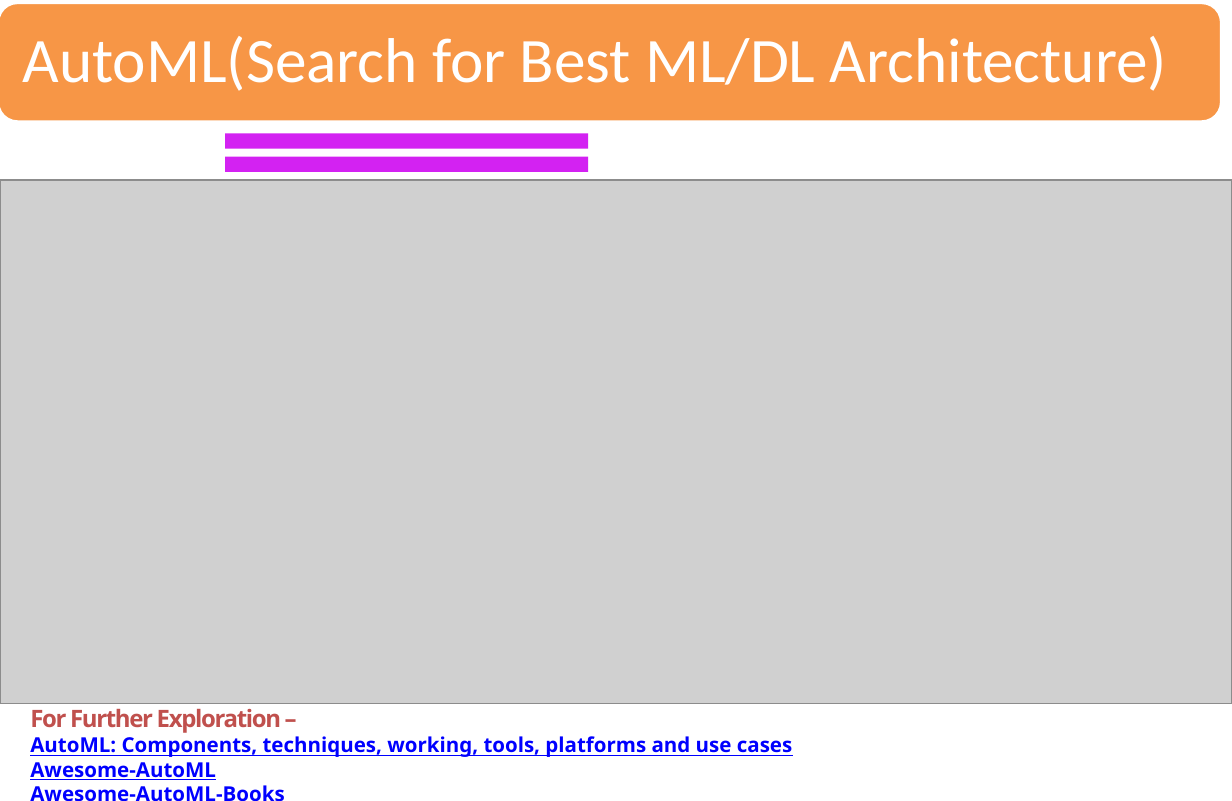
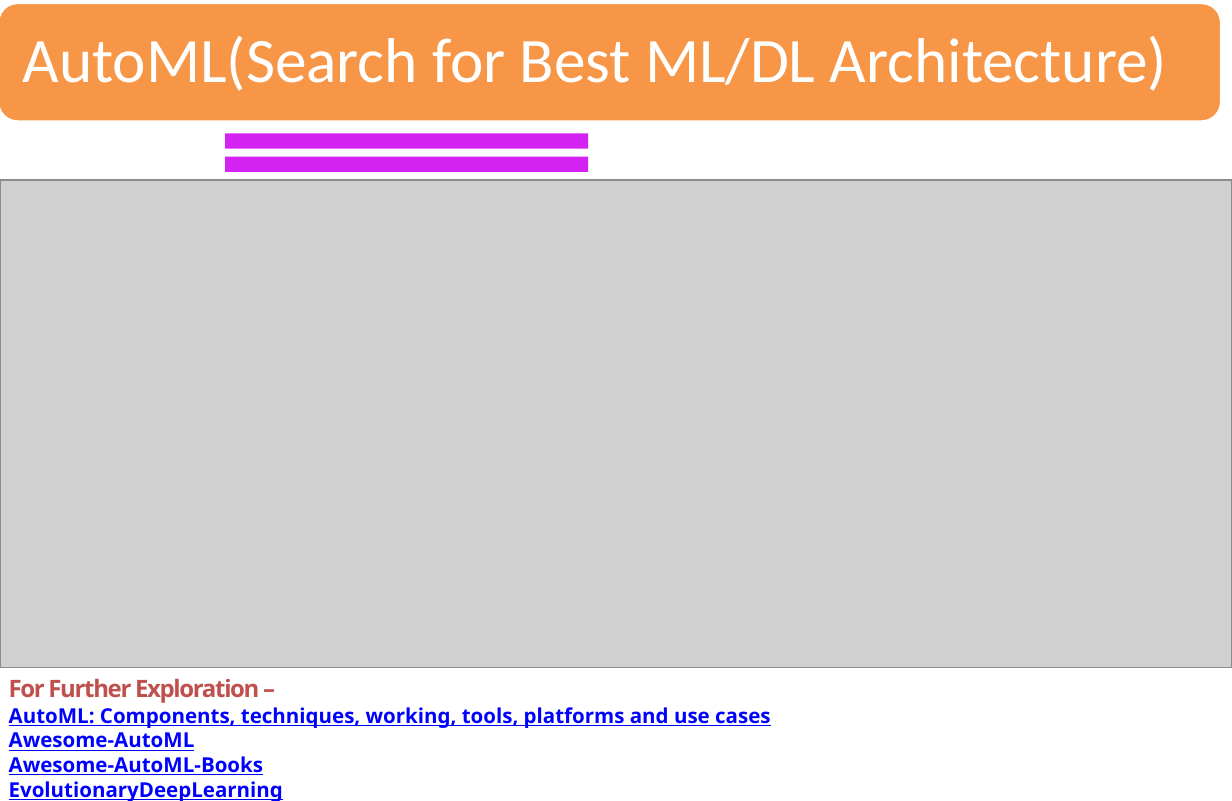
Before and after one commit to sandipray63in/Some_Self_Learning_Decks, a slide deck: slide 34 of AI, ML, DL & Related Topics(WIP).pptx (slide 23 before the commit). Drawn at 1232x801 pixels with LibreOffice and Linux fonts; fonts in the diff are those of the drawing; grey boxes stand for pictures. Boxes give left, top, right and bottom in pixels: in the first picture for what was removed or moved away, otherwise in the second. Text is boxed around its words. In the diff, an @@ line names an element or a change of style, - is before the commit and + after.

```diff
--- a/AI, ML, DL & Related Topics(WIP).pptx
+++ b/AI, ML, DL & Related Topics(WIP).pptx
@@ picture: place and size @@
-picture at box(0, 180, 1232, 703)
+picture at box(0, 180, 1232, 668)
@@ text "For Further Exploration –": place and size @@
-text "For Further Exploration –" at box(30, 709, 792, 780)
+text "For Further Exploration –" at box(9, 679, 770, 801)
@@ text at box(9, 781, 283, 801): paragraph added @@
+EvolutionaryDeepLearning
```
Also in this commit, not shown: 2 other slides changed, 11 slides added.
